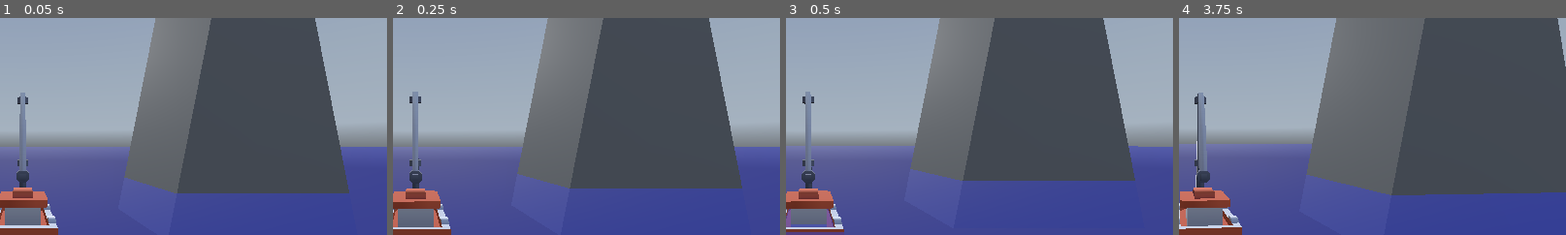
Above: before the commit, frames 1-4 (left to right).
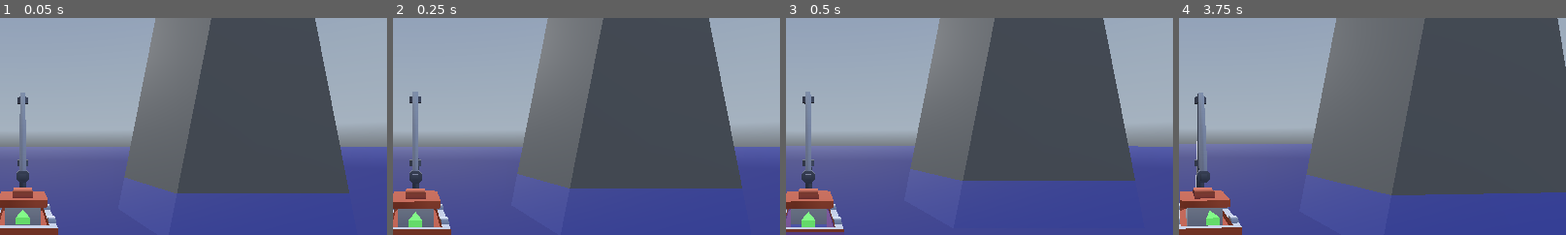
Above: after the commit, the same moments.

Repository: josephshell/UnnamedSailingGame
Game: Godot game, scene res://scenes/Main.tscn
Two runs of this game, one before a commit and one after it. Both use one fixed random seed, a clock stepped at 60 frames per second and the inputs below. A sky picture missing from this copy of the repository is replaced by a grey-blue gradient.
Inputs (mouse positions are % of the whole screen's width and height, from its top left):
- Up to frame 1 (0.05 s): no input
- Up to frame 2 (0.25 s): no input
- Up to frame 3 (0.5 s): no input
- Up to frame 4 (3.75 s): move the mouse to (55, 50) at 0.52 s; hold E (interact) 0.53-1.28 s; hold W (move_forward) from 0.53 s (still down); tap Space (jump) at 0.77, 1.52, 3.02 s; move the mouse to (45, 50) at 1.27 s; tap E (interact) at 1.35, 2.85 s; move the mouse to (52, 48) at 2.02 s; hold E (interact) 2.03-2.78 s; move the mouse to (49, 52) at 2.77 s; move the mouse to (57, 51) at 3.52 s; hold E (interact) from 3.53 s (still down)
The pictures show only the part of the screen within x 47-97%, y 21-71%; the shares and areas given below are measured in that part.

The runs differ from the first frame. In frame 1, 0.2% of the frame differs, in the area x 4-8%, y 88-96%; in frame 2, 0.2%; in frame 3, 0.2%, in the area x 4-8%, y 89-97%; in frame 4, 0.2%.

Commit message:
WIP added wind indicator arrow

Diff:
--- a/scenes/boat/boat2.tscn
+++ b/scenes/boat/boat2.tscn
@@ -11,6 +11,16 @@
 
 [sub_resource type="SphereShape3D" id="SphereShape3D_wqivs"]
 radius = 10.89
+
+[sub_resource type="StandardMaterial3D" id="StandardMaterial3D_ekgag"]
+transparency = 1
+albedo_color = Color(0.38018683, 0.7202103, 0.34272662, 0.9882353)
+emission_enabled = true
+emission = Color(0.3566904, 0.8049552, 0.3689158, 1)
+
+[sub_resource type="PrismMesh" id="PrismMesh_uou8c"]
+material = SubResource("StandardMaterial3D_ekgag")
+size = Vector3(1, 2.39, 0.52)
 
 [node name="Boat2" type="RigidBody3D" unique_id=652707839 node_paths=PackedStringArray("movement_characteristics")]
 gravity_scale = 0.0
@@ -70,3 +80,9 @@
 turning_speed = 0.008
 turning_drift = 0.005
 metadata/_custom_type_script = "uid://n0d4t1f6ey7k"
+
+[node name="WindIndicator" type="Node3D" parent="." unique_id=960732105]
+
+[node name="WindIndicatorArrow" type="MeshInstance3D" parent="WindIndicator" unique_id=2096406782]
+transform = Transform3D(1, 0, 0, 0, -4.371139e-08, -1, 0, 1, -4.371139e-08, 0, 4.5542216, -8.37212)
+mesh = SubResource("PrismMesh_uou8c")
